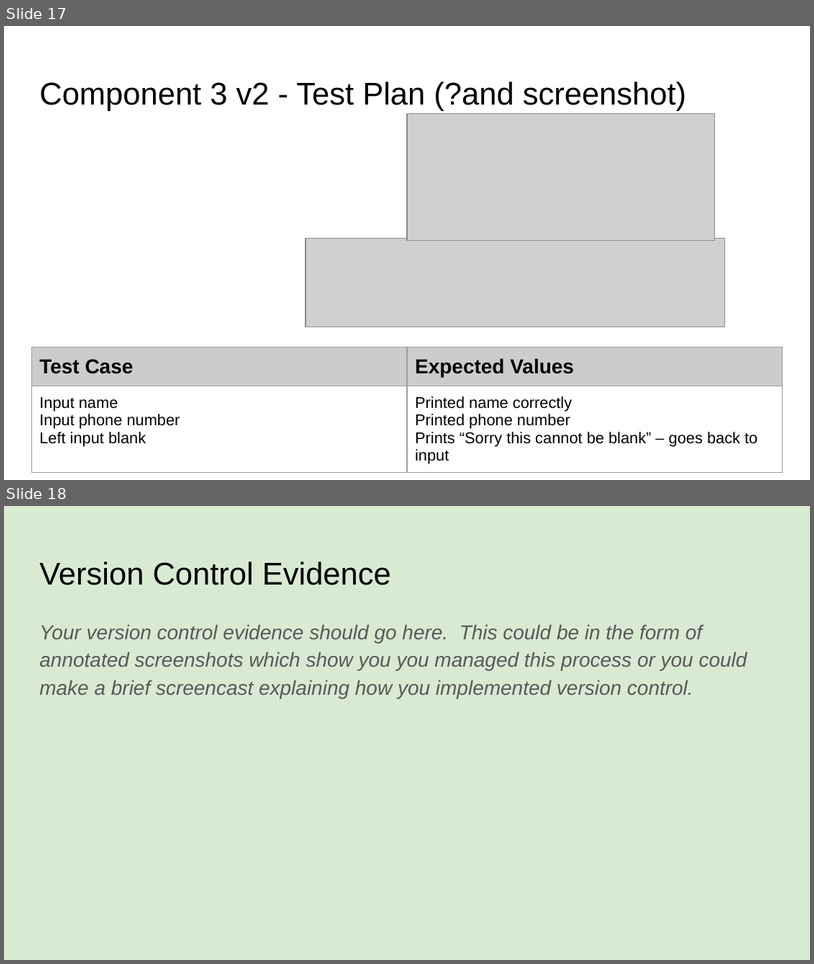
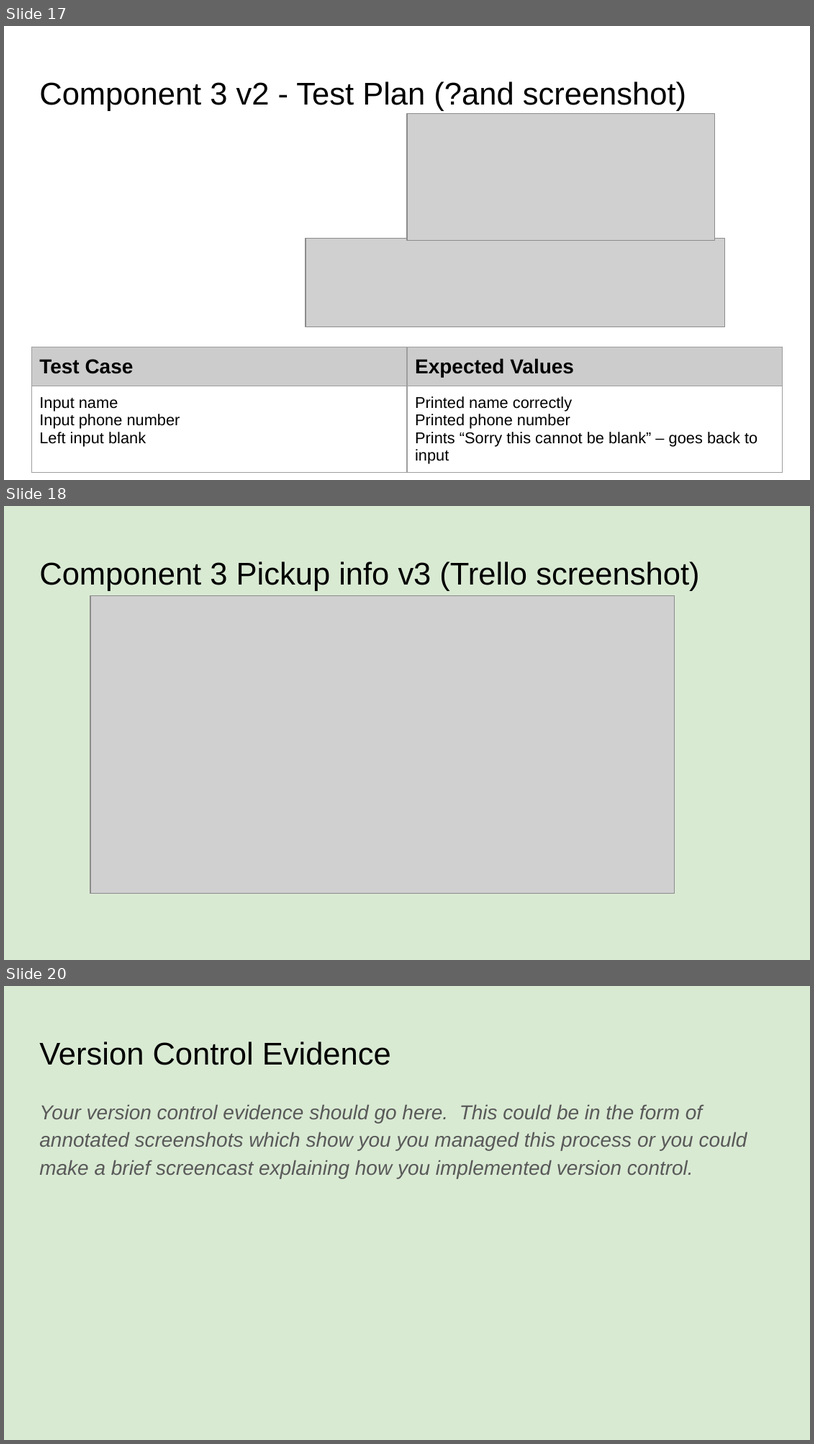
Before and after one commit to James-Wilde/Pizza_Bot, a slide deck: 022_91893+_+91897+Documentation.pptx. Shown one above the other, each under a label of ours: slides 17 and 18 before the commit, slides 17, 18 and 20 after it; the slides between them are not shown. The pictures are 814x964 and 814x1444 pixels, drawn with LibreOffice and Linux fonts; fonts in the diff are those of the drawing; grey boxes stand for pictures. Boxes give left, top, right and bottom in pixels: in the first picture for what was removed or moved away, otherwise in the second. Text is boxed around its words. In the diff, an @@ line names an element or a change of style, - is before the commit and + after.

```diff
--- a/022_91893+_+91897+Documentation.pptx
+++ b/022_91893+_+91897+Documentation.pptx
@@ slide 18 added at [4, 506, 810, 960], background #D9EAD3 @@
@@ title added at [39, 561, 700, 591], 28 pt, text #000000 @@
+Component 3 Pickup info v3 (Trello screenshot)
@@ picture added at [90, 595, 675, 893] @@
@@ what was slide 18 is now slide 20 @@
```
Also in this commit, not shown: 1 other slide added, 1 other file.
